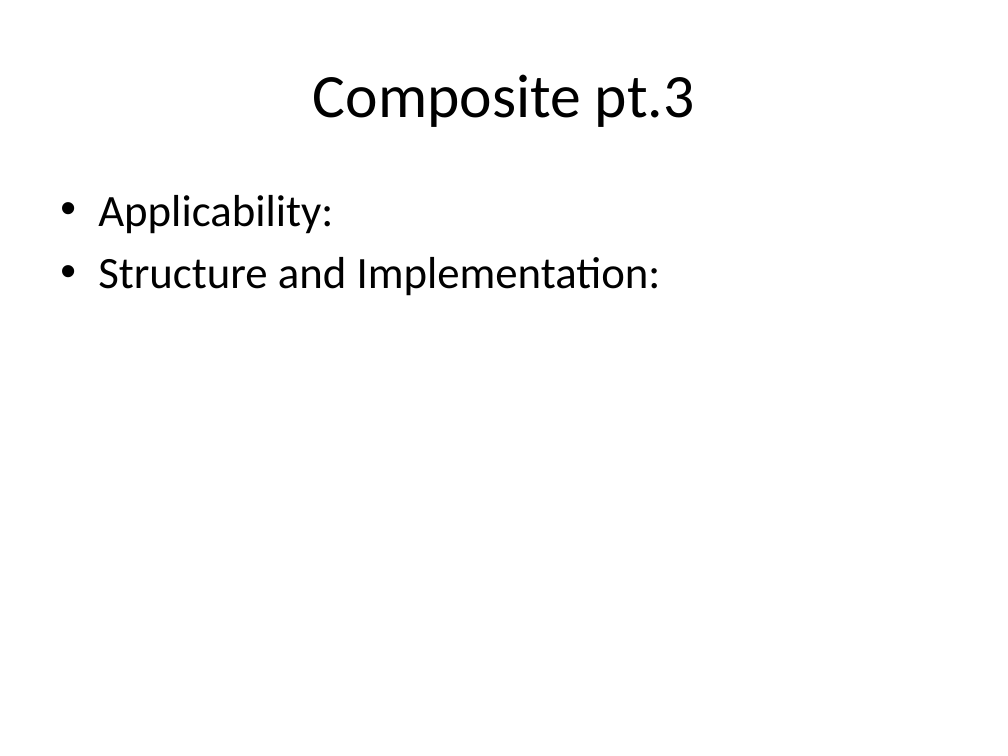
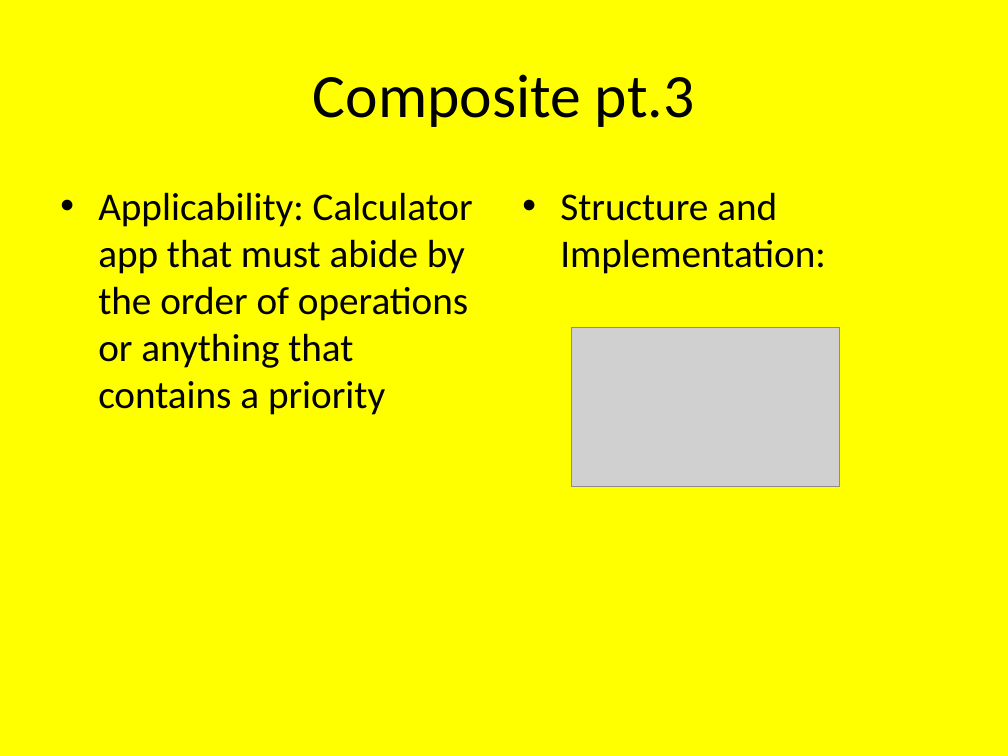
Before and after one commit to scurrymd/Software-Engineering, a slide deck: slide 20 of docs/UC Schedule App.pptx. Drawn at 1008x756 pixels with LibreOffice and Linux fonts; fonts in the diff are those of the drawing; grey boxes stand for pictures. Boxes give left, top, right and bottom in pixels: in the first picture for what was removed or moved away, otherwise in the second. Text is boxed around its words. In the diff, an @@ line names an element or a change of style, - is before the commit and + after.

```diff
--- a/docs/UC Schedule App.pptx
+++ b/docs/UC Schedule App.pptx
@@ background #FFFFFF to #FFFF00 @@
@@ text "Structure and Implementation:": place and size @@
-text "Structure and Implementation:" at (98, 195, 661, 296)
+text "Structure and Implementation:" at (560, 192, 826, 274)
@@ text "Structure and Implementation:" at (560, 192, 826, 274): size 32 to 28 pt @@
@@ text at (98, 195, 333, 234): paragraph removed @@
-• Applicability:
@@ text added at (98, 192, 473, 415), 28 pt, text #000000 @@
+• Applicability: Calculator app that must abide by the order of operations or anything that contains a priority
@@ picture added at (572, 328, 841, 487) @@
```
Also in this commit, not shown: 18 other slides changed, 1 slide added, 1 slide removed.
